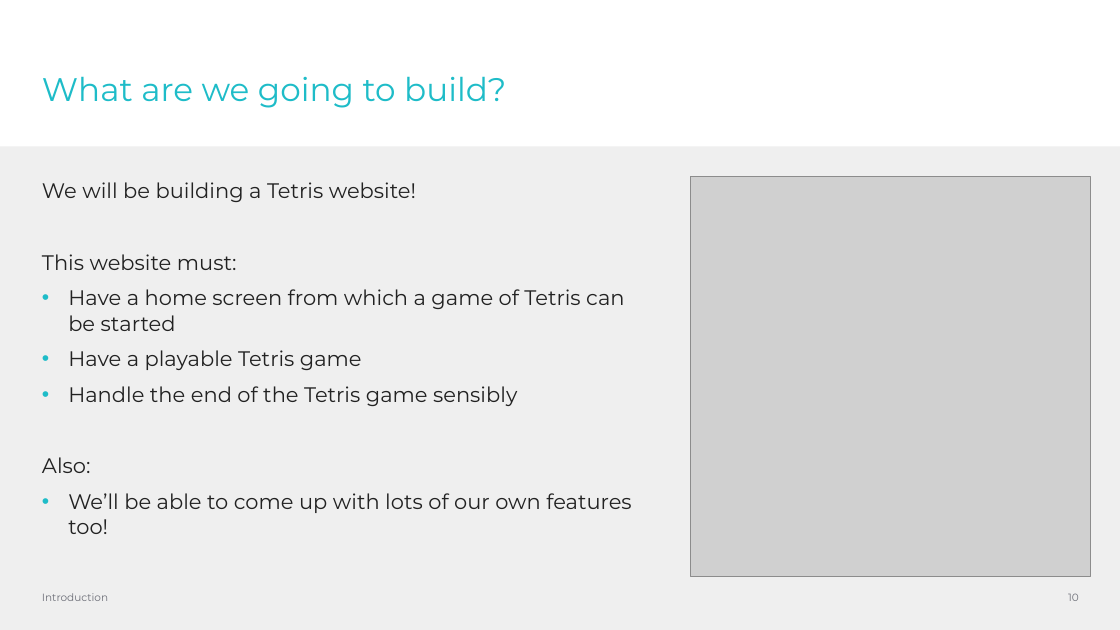
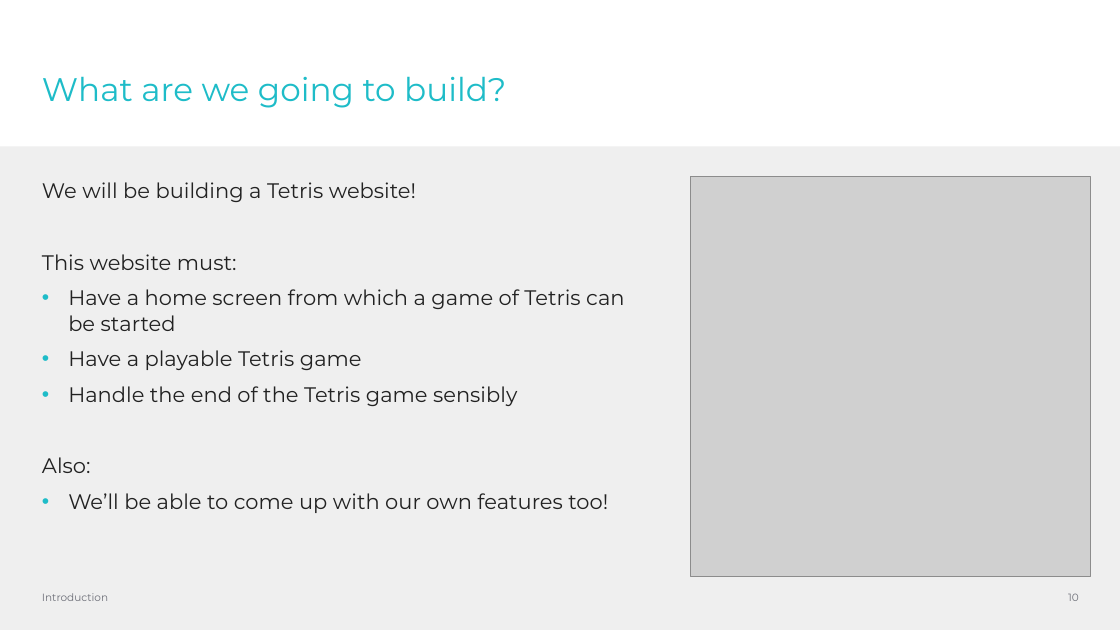
Before and after one commit to rickaw/softwire-work-experience-feb-2024, a slide deck: slide 10 of presentations/intro.pptx. Drawn at 1120x630 pixels with LibreOffice and Linux fonts; fonts in the diff are those of the drawing; grey boxes stand for pictures; background and template pictures are left out. Boxes give left, top, right and bottom in pixels: in the first picture for what was removed or moved away, otherwise in the second. Text is boxed around its words. In the diff, an @@ line names an element or a change of style, - is before the commit and + after.

```diff
--- a/presentations/intro.pptx
+++ b/presentations/intro.pptx
@@ text at box(68, 493, 608, 513): text changed @@
-• We’ll be able to come up with lots of our own features too!
+• We’ll be able to come up with our own features too!
```
Also in this commit, not shown: 3 other slides changed.
